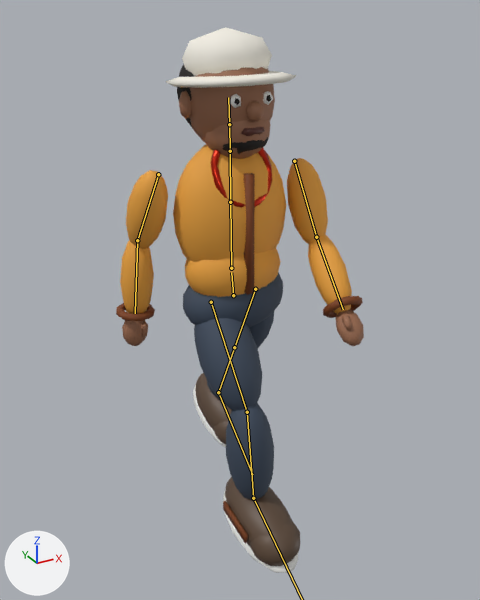
An edit to the glTF model assets/npc/npc_vendor_lod1.glb, drawn before and after from the same camera.
Rendered twice from a 50 mm lens placed at (-0.974, -1.799, 1.766), pointed at (0.031, 0.028, 0.853). The axes (+X, +Y, +Z) are drawn at lower left. The lights are the same throughout. The picture after the commit comes second. Both versions are drawn at frame 6 of the action 'Walk'; the numbers are the values there. The bones that change, and the others that lie on the model, are drawn over the model as lines.

Objects in the first picture: 'Body'.
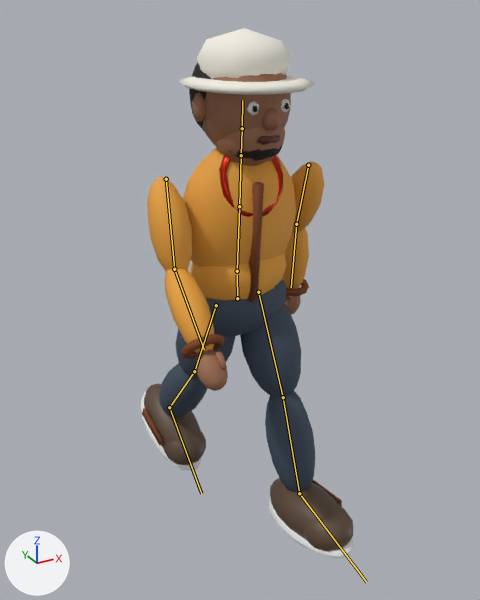
Changed parts and their boxes [x1, y1, x2, y2] in the pictures (480 x 600 px):
```json
{"object": "Body", "change": "posed", "before": [116, 27, 364, 573], "after": [140, 28, 354, 558], "on screen": "14% narrower"}
{"bone": "Hips", "before": "(233, 295) to (231, 272)", "after": "(237, 298) to (237, 275)"}
{"bone": "Spine", "before": "(231, 268) to (230, 202)", "after": "(237, 271) to (239, 206)"}
{"bone": "Chest", "before": "(230, 202) to (230, 151)", "after": "(239, 206) to (241, 155)"}
{"bone": "Head", "before": "(229, 124) to (228, 97)", "after": "(242, 128) to (242, 100)"}
{"bone": "UpperArm_L", "before": "(294, 161) to (316, 237)", "after": "(308, 165) to (296, 224)"}
{"bone": "LowerArm_L", "before": "(316, 237) to (343, 309)", "after": "(296, 224) to (291, 287)"}
{"bone": "UpperArm_R", "before": "(158, 174) to (137, 240)", "after": "(166, 179) to (174, 269)"}
{"bone": "LowerArm_R", "before": "(137, 240) to (135, 313)", "after": "(174, 269) to (204, 349)"}
{"bone": "UpperLeg_L", "before": "(255, 289) to (234, 347)", "after": "(258, 292) to (283, 397)"}
{"bone": "LowerLeg_L", "before": "(234, 347) to (218, 392)", "after": "(283, 397) to (299, 493)"}
{"bone": "Foot_L", "before": "(218, 392) to (252, 474)", "after": "(299, 493) to (366, 582)"}
{"bone": "UpperLeg_R", "before": "(211, 302) to (247, 412)", "after": "(216, 305) to (194, 371)"}
{"bone": "LowerLeg_R", "before": "(247, 412) to (253, 498)", "after": "(194, 371) to (169, 407)"}
```

Edits to the scene script, one JSON object a line:
```json
{"block": "bone_hips", "where": "bone_hips = bpy.data.objects['Rig'].pose.bones['Hips']  # child of 'Root'"}
{"op": "set", "path": "bone_hips.location", "old": "(0.0, 0.0, -0.015)", "new": "(0.0, 0.0, 0.014)"}
{"op": "set", "path": "bone_hips.rotation_quaternion", "old": "(0.999, 0.0, 0.0, 0.04)", "new": "(0.999, 0.009, 0.05, 0.019)", "note": "degrees (0, 0, 5) -> degrees (1, 6, 2)"}
{"block": "bone_spine", "where": "bone_spine = bpy.data.objects['Rig'].pose.bones['Spine']  # child of 'Hips'"}
{"op": "set", "path": "bone_spine.rotation_quaternion", "old": "(0.998, -0.025, 0.001, -0.05)", "new": "(0.998, 0.024, -0.06, -0.02)", "note": "degrees (-3, 0, -6) -> degrees (3, -7, -3)"}
{"block": "bone_chest", "where": "bone_chest = bpy.data.objects['Rig'].pose.bones['Chest']  # child of 'Spine'"}
{"op": "set", "path": "bone_chest.rotation_quaternion", "old": "(1.0, 0.0, 0.0, 0.0)", "new": "(1.0, 0.0, -0.02, 0.0)", "note": "degrees (0, 0, 0) -> degrees (0, -2, 0)"}
{"block": "bone_head", "where": "bone_head = bpy.data.objects['Rig'].pose.bones['Head']  # child of 'Neck'"}
{"op": "set", "path": "bone_head.rotation_quaternion", "old": "(1.0, 0.0, 0.0, 0.02)", "new": "(0.999, -0.02, 0.05, 0.001)", "note": "degrees (0, 0, 2) -> degrees (-2, 6, 0)"}
{"block": "bone_upperarm_l", "where": "bone_upperarm_l = bpy.data.objects['Rig'].pose.bones['UpperArm_L']  # child of 'Chest'"}
{"op": "set", "path": "bone_upperarm_l.rotation_quaternion", "old": "(0.969, -0.247, 0.0, 0.0)", "new": "(0.98, 0.199, 0.0, 0.0)", "note": "degrees (-29, 0, 0) -> degrees (23, 0, 0)"}
{"block": "bone_lowerarm_l", "where": "bone_lowerarm_l = bpy.data.objects['Rig'].pose.bones['LowerArm_L']  # child of 'UpperArm_L'"}
{"op": "set", "path": "bone_lowerarm_l.rotation_quaternion", "old": "(0.992, -0.125, 0.0, 0.0)", "new": "(0.989, -0.149, 0.0, 0.0)", "note": "degrees (-14, 0, 0) -> degrees (-17, 0, 0)"}
{"block": "bone_upperarm_r", "where": "bone_upperarm_r = bpy.data.objects['Rig'].pose.bones['UpperArm_R']  # child of 'Chest'"}
{"op": "set", "path": "bone_upperarm_r.rotation_quaternion", "old": "(0.969, 0.247, 0.0, 0.0)", "new": "(0.98, -0.199, 0.0, 0.0)", "note": "degrees (29, 0, 0) -> degrees (-23, 0, 0)"}
{"block": "bone_lowerarm_r", "where": "bone_lowerarm_r = bpy.data.objects['Rig'].pose.bones['LowerArm_R']  # child of 'UpperArm_R'"}
{"op": "set", "path": "bone_lowerarm_r.rotation_quaternion", "old": "(0.98, -0.199, 0.0, 0.0)", "new": "(0.971, -0.238, 0.0, 0.0)", "note": "degrees (-23, 0, 0) -> degrees (-28, 0, 0)"}
{"block": "bone_upperleg_l", "where": "bone_upperleg_l = bpy.data.objects['Rig'].pose.bones['UpperLeg_L']  # child of 'Hips'"}
{"op": "set", "path": "bone_upperleg_l.rotation_quaternion", "old": "(0.962, 0.272, 0.0, 0.0)", "new": "(-0.983, 0.184, 0.0, 0.0)", "note": "degrees (32, 0, 0) -> degrees (-21, 0, 0)"}
{"block": "bone_lowerleg_l", "where": "bone_lowerleg_l = bpy.data.objects['Rig'].pose.bones['LowerLeg_L']  # child of 'UpperLeg_L'"}
{"op": "set", "path": "bone_lowerleg_l.rotation_quaternion", "old": "(1.0, 0.0, 0.0, 0.0)", "new": "(0.999, 0.05, 0.0, 0.0)", "note": "degrees (0, 0, 0) -> degrees (6, 0, 0)"}
{"block": "bone_foot_l", "where": "bone_foot_l = bpy.data.objects['Rig'].pose.bones['Foot_L']  # child of 'LowerLeg_L'"}
{"op": "set", "path": "bone_foot_l.rotation_quaternion", "old": "(0.996, -0.09, 0.0, 0.0)", "new": "(0.996, 0.092, 0.0, 0.0)", "note": "degrees (-10, 0, 0) -> degrees (11, 0, 0)"}
{"block": "bone_upperleg_r", "where": "bone_upperleg_r = bpy.data.objects['Rig'].pose.bones['UpperLeg_R']  # child of 'Hips'"}
{"op": "set", "path": "bone_upperleg_r.rotation_quaternion", "old": "(0.962, -0.272, 0.0, 0.0)", "new": "(-0.973, -0.233, 0.0, 0.0)", "note": "degrees (-32, 0, 0) -> degrees (27, 0, 0)"}
{"block": "bone_lowerleg_r", "where": "bone_lowerleg_r = bpy.data.objects['Rig'].pose.bones['LowerLeg_R']  # child of 'UpperLeg_R'"}
{"op": "set", "path": "bone_lowerleg_r.rotation_quaternion", "old": "(0.961, 0.275, 0.0, 0.0)", "new": "(0.995, 0.101, 0.0, 0.0)", "note": "degrees (32, 0, 0) -> degrees (12, 0, 0)"}
{"block": "bone_foot_r", "where": "bone_foot_r = bpy.data.objects['Rig'].pose.bones['Foot_R']  # child of 'LowerLeg_R'"}
{"op": "set", "path": "bone_foot_r.rotation_quaternion", "old": "(0.996, 0.09, 0.0, 0.0)", "new": "(0.996, -0.092, 0.0, 0.0)", "note": "degrees (10, 0, 0) -> degrees (-11, 0, 0)"}
```
